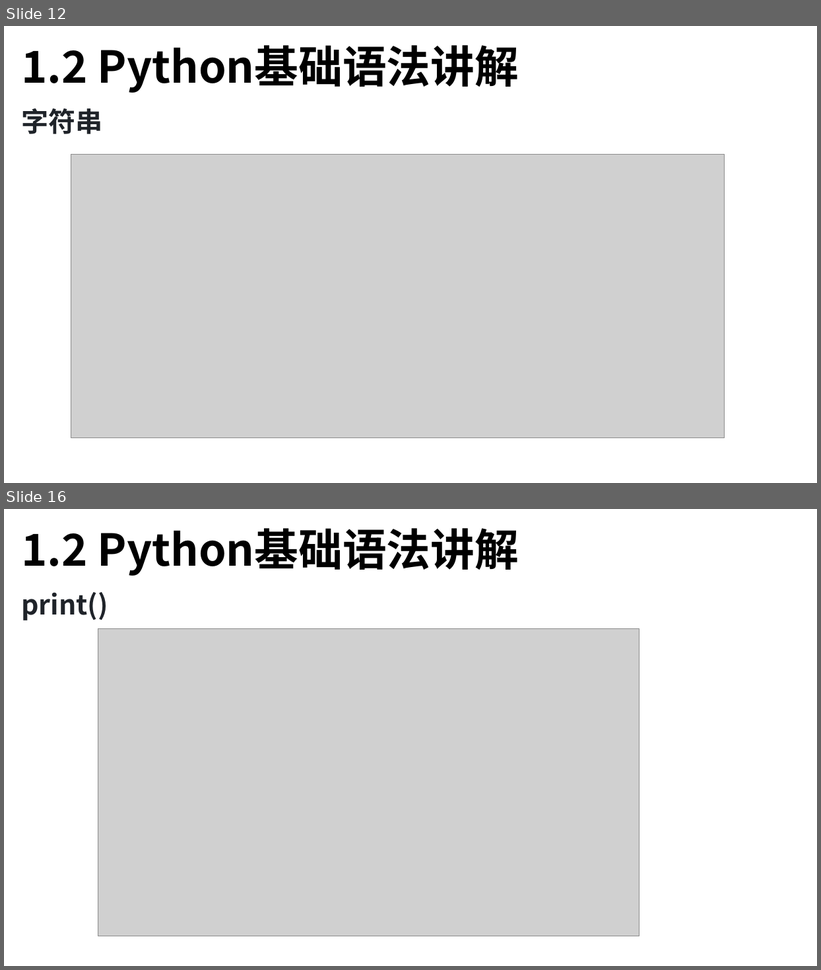
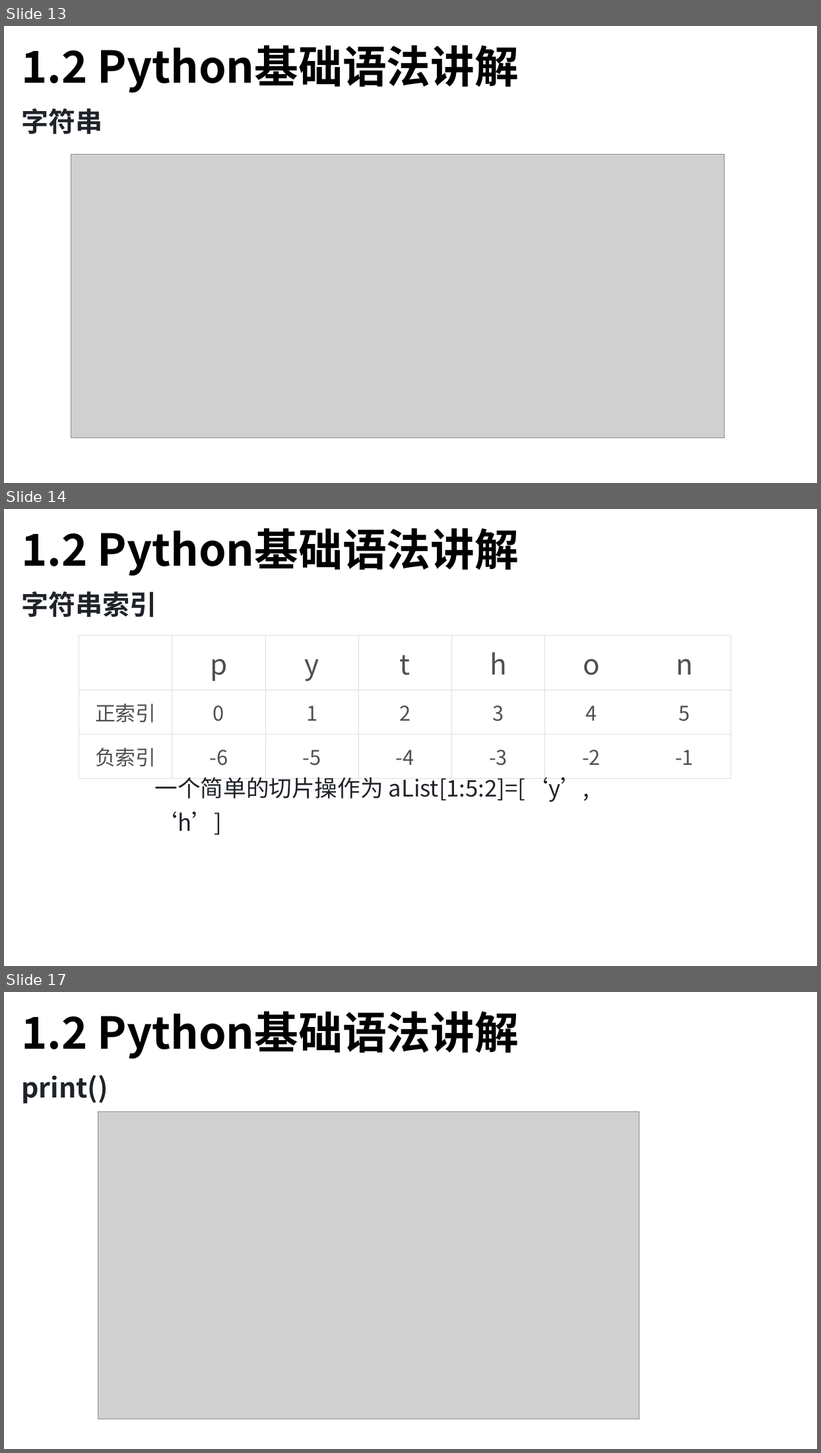
Before and after one commit to TsingPig/CodeRepo, a slide deck: Algorithm/_____保研岛____Python蓝桥杯/课件/Python 课时1.pptx. Shown one above the other, each under a label of ours: slides 12 and 16 before the commit, slides 13, 14 and 17 after it; the slides between them are not shown. The pictures are 821x970 and 821x1453 pixels, drawn with LibreOffice and Linux fonts; fonts in the diff are those of the drawing; grey boxes stand for pictures. Boxes give left, top, right and bottom in pixels: in the first picture for what was removed or moved away, otherwise in the second. Text is boxed around its words. In the diff, an @@ line names an element or a change of style, - is before the commit and + after.

```diff
--- a/Algorithm/_____保研岛____Python蓝桥杯/课件/Python 课时1.pptx
+++ b/Algorithm/_____保研岛____Python蓝桥杯/课件/Python 课时1.pptx
@@ slide 14 added at [4, 509, 817, 966], background #FFFFFF @@
@@ text added at [21, 528, 519, 576], 52 pt, text #000000, bold @@
+1.2 Python基础语法讲解
@@ text added at [21, 591, 156, 617], 32 pt, text #1F2329, bold @@
+字符串索引
@@ table added at [79, 635, 733, 779], 3 rows, 7 columns @@
+ | p | y | t | h | o | n
+正索引 | 0 | 1 | 2 | 3 | 4 | 5
+负索引 | -6 | -5 | -4 | -3 | -2 | -1
@@ text added at [154, 778, 590, 802], 27 pt, text #1F2329 @@
+一个简单的切片操作为 aList[1:5:2]=[‘y’, ‘h’]
@@ what was slide 12 is now slide 13 @@
@@ what was slide 16 is now slide 17 @@
```
Also in this commit, not shown: 8 slides changed, 1 other slide added, 4 slides removed, 3 other files.
